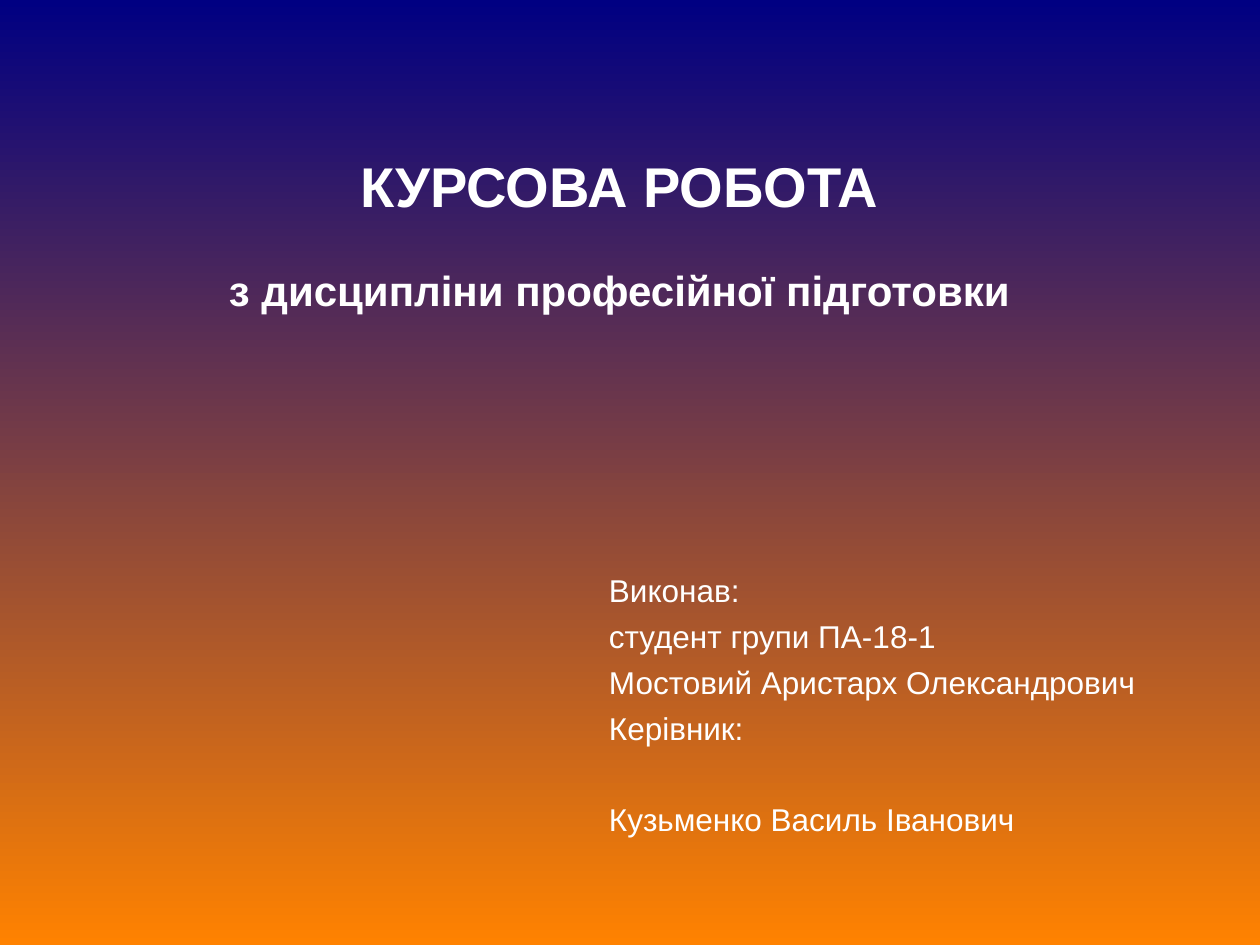
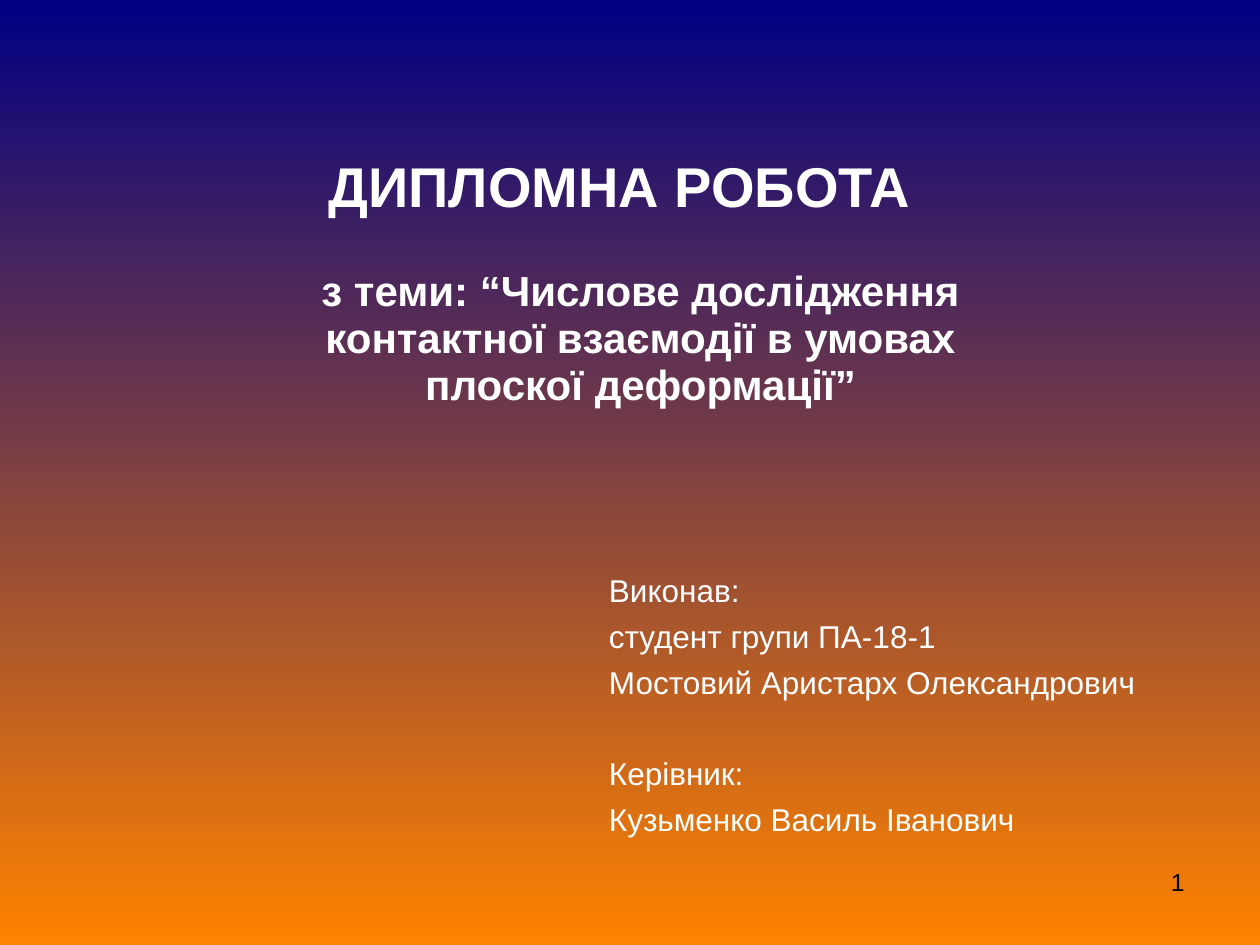
Before and after one commit to Ev1lSoda/FEM, a slide deck: slide 1 of дипломна/Дипломна робота.pps. Drawn at 1260x945 pixels with LibreOffice and Linux fonts; fonts in the diff are those of the drawing. Boxes give left, top, right and bottom in pixels: in the first picture for what was removed or moved away, otherwise in the second. Text is boxed around its words. In the diff, an @@ line names an element or a change of style, - is before the commit and + after.

```diff
--- a/дипломна/Дипломна робота.pps
+++ b/дипломна/Дипломна робота.pps
@@ title at (328, 168, 910, 218): text changed @@
-КУРСОВА РОБОТА
+ДИПЛОМНА РОБОТА
@@ subtitle at (321, 275, 959, 408): text changed @@
-з дисципліни професійної підготовки
+з теми: “Числове дослідження контактної взаємодії в умовах плоскої деформації”
@@ page number added at (1171, 874, 1185, 891), 14 pt, text #000000 @@
+1
```
Also in this commit, not shown: 9 other slides changed, 7 slides added, 13 slides removed, 8 other files.
